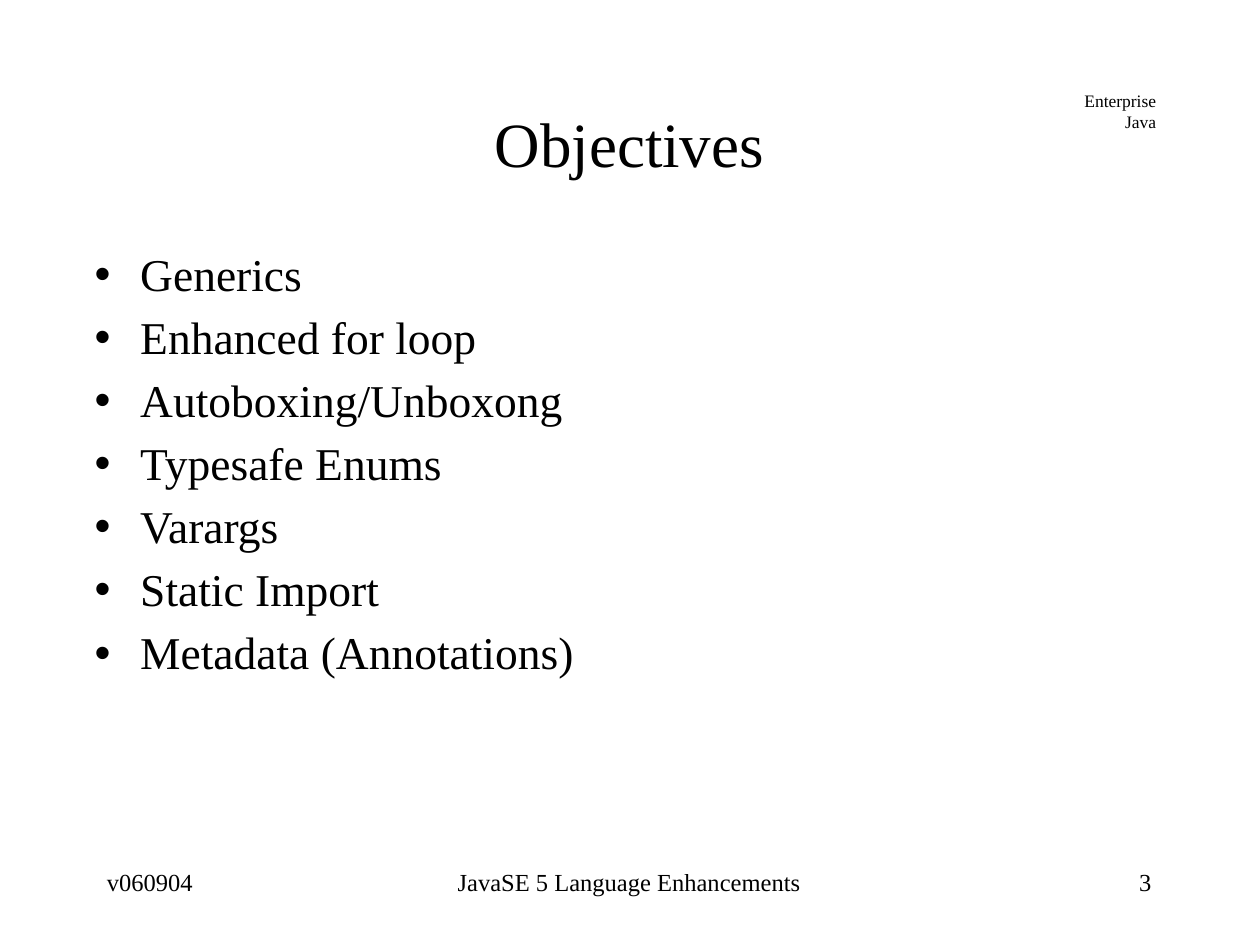
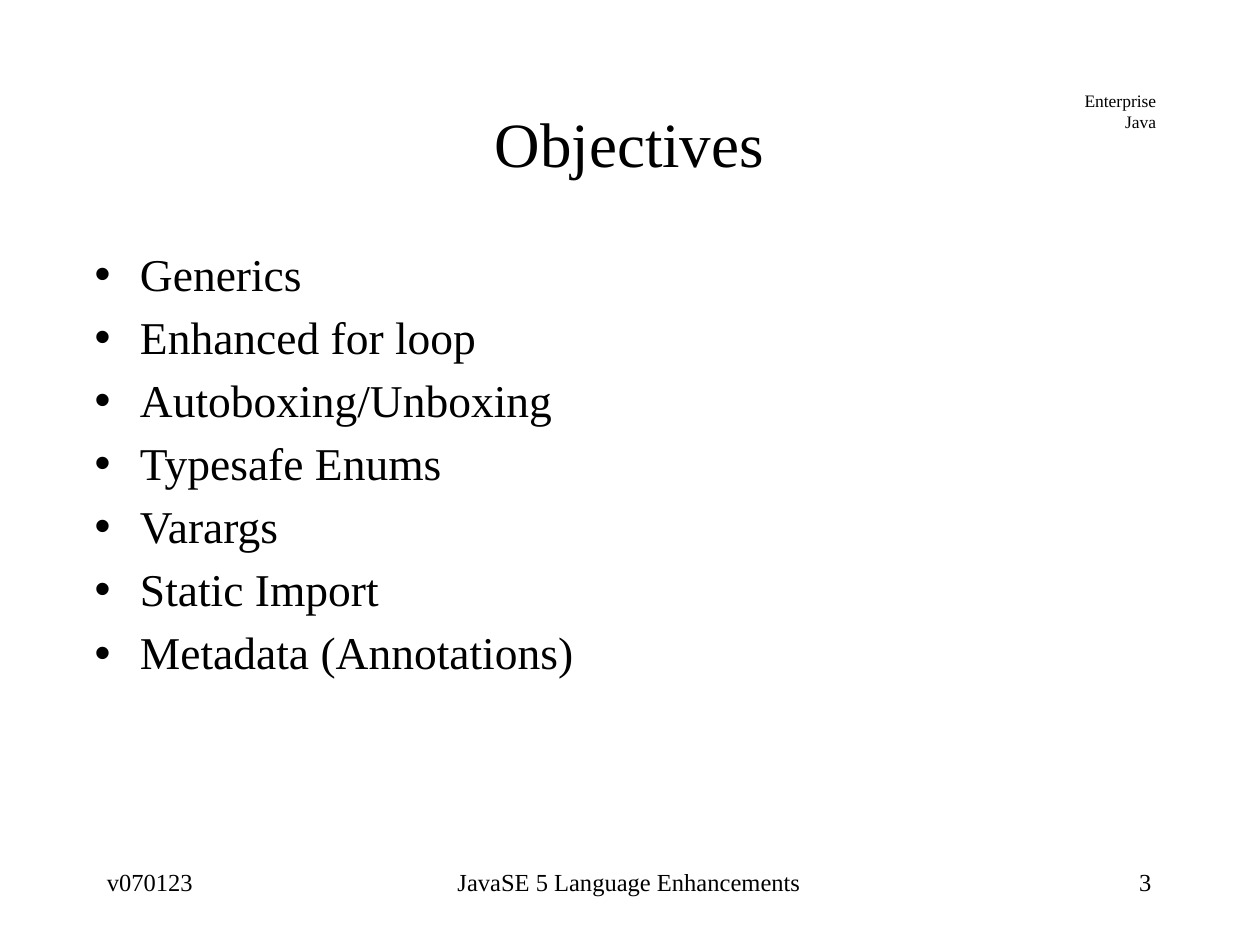
Before and after one commit to jcstaff/ejava-javaee, a slide deck: slide 3 of javase5Enhancements/src/site/resources/lectures/javase5Enhancements.ppt. Drawn at 1260x945 pixels with LibreOffice and Linux fonts; fonts in the diff are those of the drawing. Boxes give left, top, right and bottom in pixels: in the first picture for what was removed or moved away, otherwise in the second. Text is boxed around its words. In the diff, an @@ line names an element or a change of style, - is before the commit and + after.

```diff
--- a/javase5Enhancements/src/site/resources/lectures/javase5Enhancements.ppt
+++ b/javase5Enhancements/src/site/resources/lectures/javase5Enhancements.ppt
@@ text at (140,385,552,426): text changed @@
-• Autoboxing/Unboxong
+• Autoboxing/Unboxing
@@ text at (107,874,193,892): text changed @@
-v060904
+v070123
```
Also in this commit, not shown: 22 other slides changed, 2 other files.
